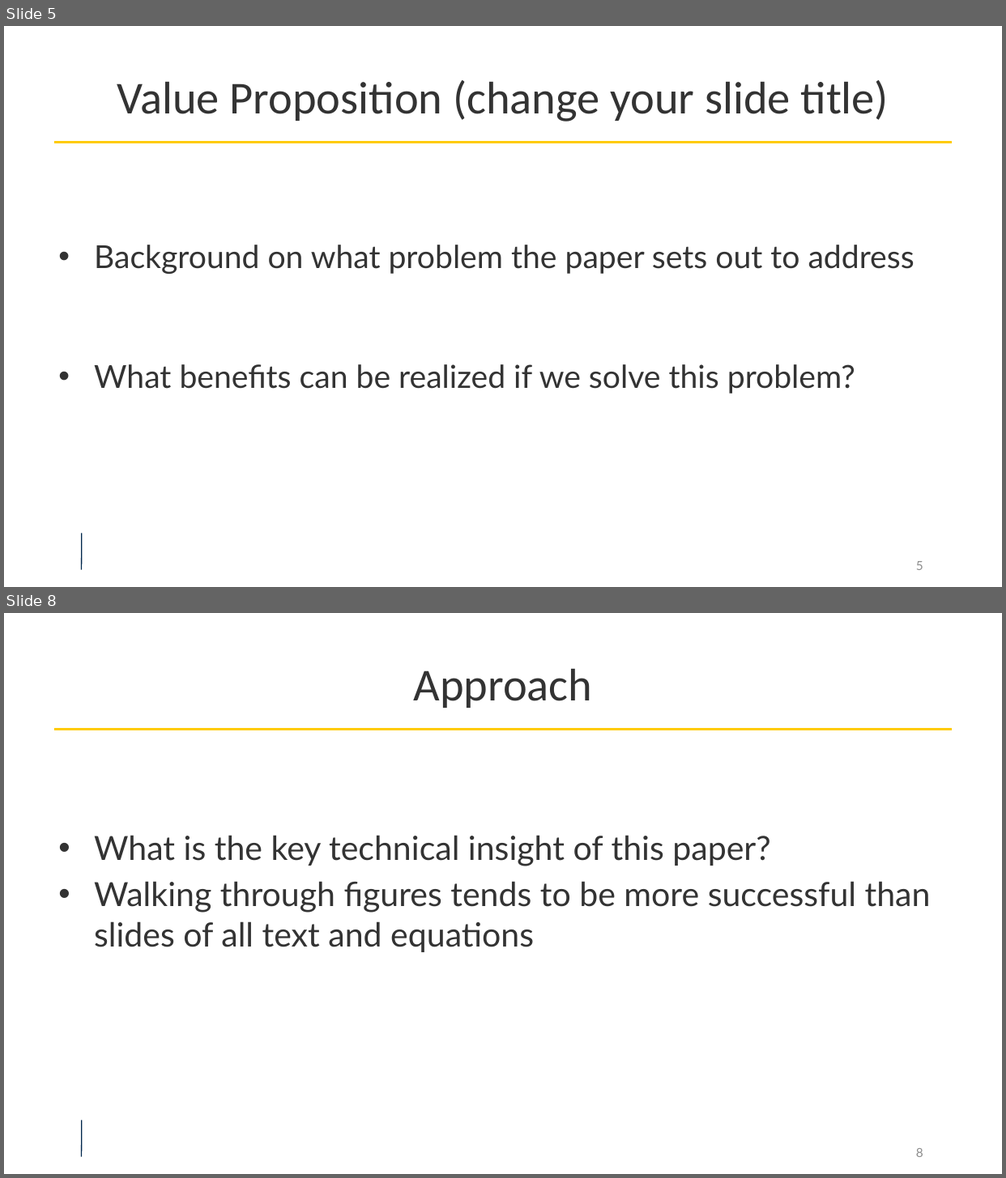
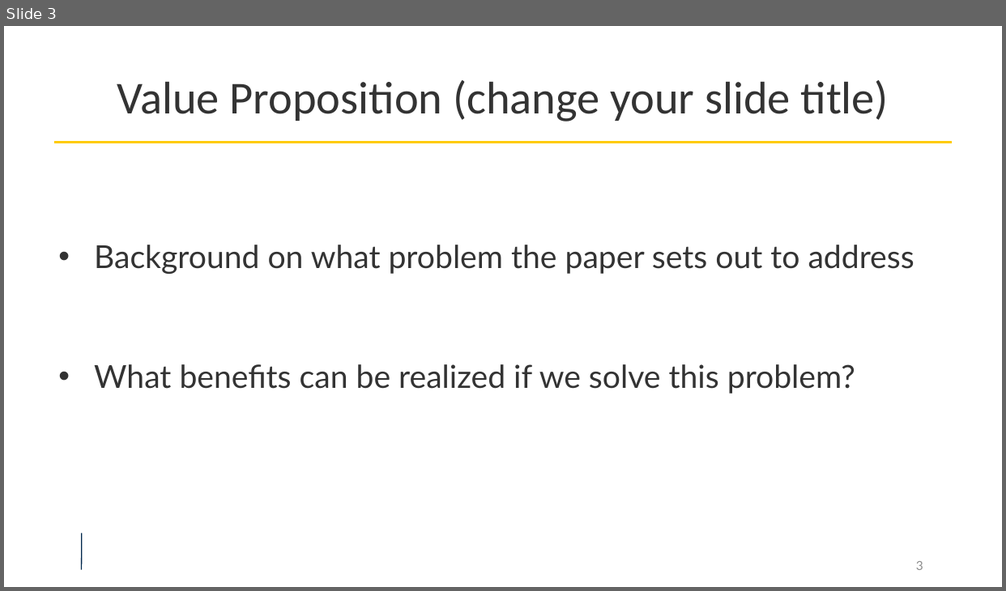
Before and after one commit to umich-eecs598/umich-eecs598.github.io, a slide deck: assets/slides/templates/DeepRob_Paper_Presentation.pptx. Shown one above the other, each under a label of ours: slides 5 and 8 before the commit, slide 3 after it; the slides between them are not shown. The pictures are 1006x1178 and 1006x591 pixels, drawn with LibreOffice and Linux fonts; fonts in the diff are those of the drawing; background and template pictures are left out. Boxes give left, top, right and bottom in pixels: in the first picture for what was removed or moved away, otherwise in the second. Text is boxed around its words. In the diff, an @@ line names an element or a change of style, - is before the commit and + after.

```diff
--- a/assets/slides/templates/DeepRob_Paper_Presentation.pptx
+++ b/assets/slides/templates/DeepRob_Paper_Presentation.pptx
@@ slide 8 removed at box(4, 613, 1002, 1174), background #FFFFFF; not listed: 2 template elements that a slide beside it also shows @@
@@ title removed at box(413, 668, 592, 708) @@
-Approach
@@ text removed at box(94, 835, 931, 952) @@
-• What is the key technical insight of this paper?
-• Walking through figures tends to be more successful than slides of all text and equations
@@ page number removed at box(916, 1148, 923, 1157) @@
-8
@@ what was slide 5 is now slide 3 @@
@@ page number at box(916, 561, 923, 570): text changed @@
-5
+3
```
Also in this commit, not shown: 2 slides changed, 3 slides added, 7 other slides removed, 1 other file.
